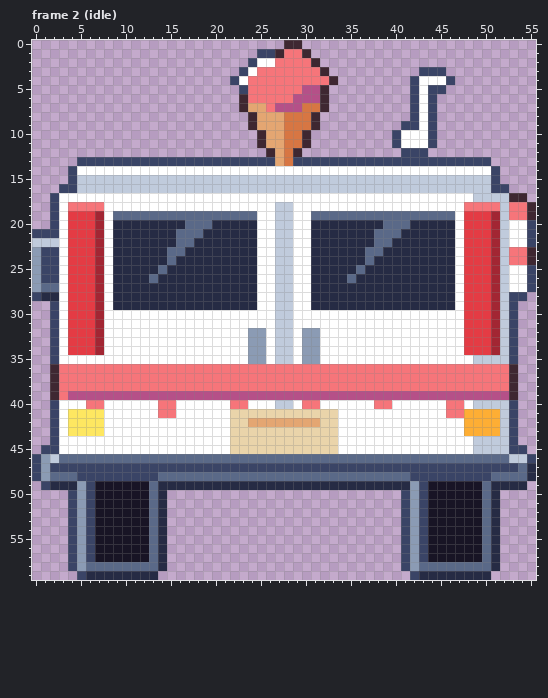
Pixel-art file, stored at art/road/ice-cream-truck.aseprite. The picture above was drawn from the file before the commit.
56x60 pixels, 6 frames. Shown: frame 2 (idle). The commit also changed other frames, which this record leaves out.
New version:
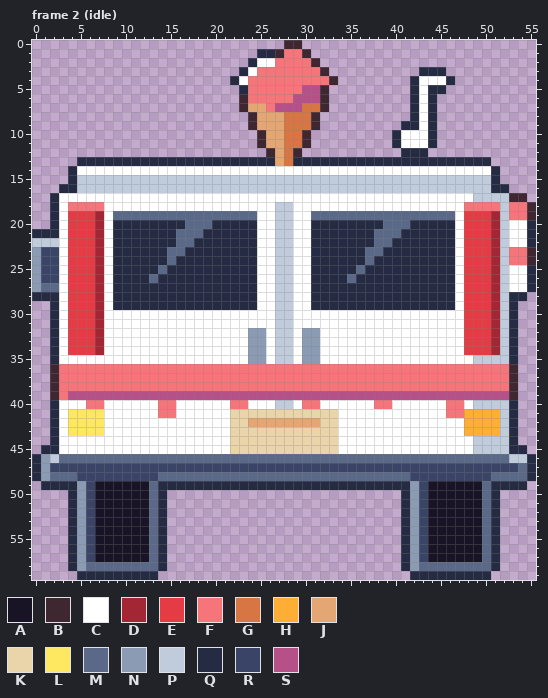
Palette (. is transparent): A #181425  B #3e2731  C #ffffff  D #a22633  E #e43b44  F #f6757a  G #d77643  H #feae34  J #e4a672  K #ead4aa  L #fee761  M #5a6988  N #8b9bb4  P #c0cbdc  Q #262b44  R #3a4466  S #b55088
Edits made:
Changed rows in their new state; - is an unchanged pixel.
Frame 2 (idle):
first column x 0:
 1 -------------------------QQ-----------------------------
 2 ------------------------Q-------------------------------
 3 -----------------------Q-------------------QQQ----------
 4 ----------------------Q-------------------Q---Q---------
 5 -----------------------Q------------------Q-QQ----------
 6 ------------------------------------------Q-Q-----------
 7 ------------------------------------------Q-Q-----------
 8 ------------------------------------------Q-Q-----------
 9 -----------------------------------------QQ-Q-----------
10 ----------------------------------------Q---Q-----------
11 ----------------------------------------Q---Q-----------
12 -----------------------------------------QQQ------------
13 -----QQQQQQQQQQQQQQQQQQQQQQ--QQQQQQQQQQQQQQQQQQQQQQ-----
14 ----Q----------------------------------------------Q----
15 ----Q----------------------------------------------Q----
16 ---QQ----------------------------------------------QQ---
17 --Q-----------------------------------------------------
18 --Q-----------------------------------------------------
19 --Q-----------------------------------------------------
20 --Q----------------------------------------------------Q
21 QQQ----------------------------------------------------Q
22 -------------------------------------------------------Q
25 -------------------------------------------------------Q
26 -------------------------------------------------------Q
27 -------------------------------------------------------Q
28 Q----------------------------------------------------QQ-
29 --Q--------------------------------------------------Q--
30 --Q--------------------------------------------------Q--
31 --Q--------------------------------------------------Q--
32 --Q--------------------------------------------------Q--
33 --Q--------------------------------------------------Q--
34 --Q--------------------------------------------------Q--
35 --Q--------------------------------------------------Q--
first column x 0:
40 --Q--------------------------------------------------Q--
41 --Q--------------------------------------------------Q--
42 --Q--------------------------------------------------Q--
43 --Q--------------------------------------------------Q--
44 --Q--------------------------------------------------Q--
45 -QQ--------------------------------------------------QQ-
46 Q------------------------------------------------------Q
47 Q-------------------------------------------------------
48 Q-------------------------------------------------------
49 -Q------------------------------------------------------
50 ----Q------------------------------------Q--------------
51 ----Q------------------------------------Q--------------
52 ----Q------------------------------------Q--------------
53 ----Q------------------------------------Q--------------
54 ----Q------------------------------------Q--------------
55 ----Q------------------------------------Q--------------
56 ----Q------------------------------------Q--------------
57 ----Q------------------------------------Q--------------
58 ----Q------------------------------------Q--------------
59 -----Q------------------------------------Q-------------
Boxes around the changes in both pictures, in picture pixels (x1, y1, x2, y2):
changed: (32, 49, 536, 364)
changed: (32, 400, 86, 580)
changed: (509, 400, 536, 463)
changed: (401, 490, 419, 580)
